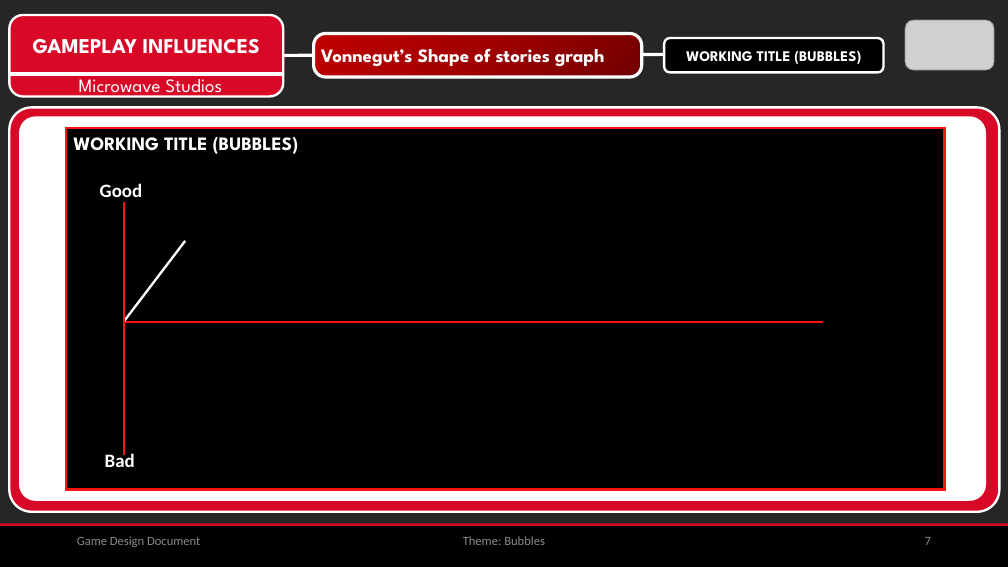
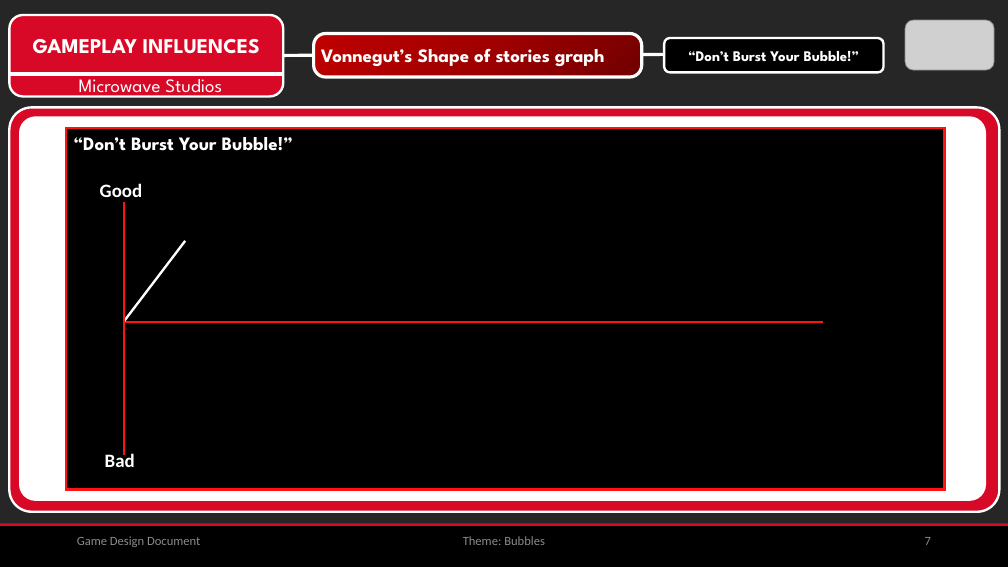
Before and after one commit to tim-hook/Dont-Burst-Your-Bubble, a slide deck: slide 7 of Game Design Document.pptx. Drawn at 1008x567 pixels with LibreOffice and Linux fonts; fonts in the diff are those of the drawing; grey boxes stand for pictures. Boxes give left, top, right and bottom in pixels: in the first picture for what was removed or moved away, otherwise in the second. Text is boxed around its words. In the diff, an @@ line names an element or a change of style, - is before the commit and + after.

Commit message:
Small GGD Update

```diff
--- a/Game Design Document.pptx
+++ b/Game Design Document.pptx
@@ text in rounded rectangle at [688, 51, 860, 62]: text changed @@
-WORKING TITLE (BUBBLES)
+“Don’t Burst Your Bubble!”
@@ text at [73, 137, 293, 151]: text changed @@
-WORKING TITLE (BUBBLES)
+“Don’t Burst Your Bubble!”
```
Also in this commit, not shown: 2 other slides changed.
